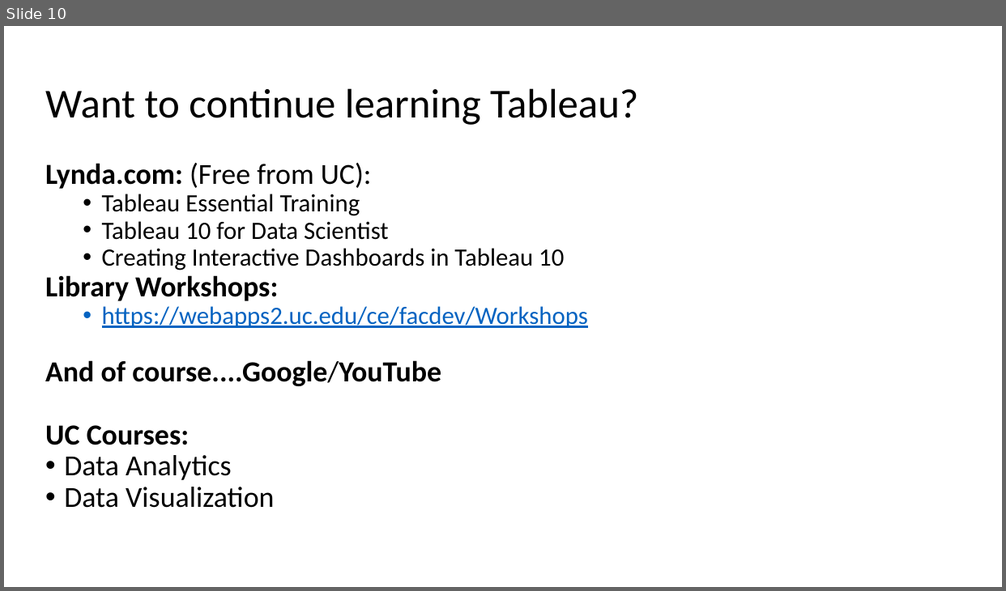
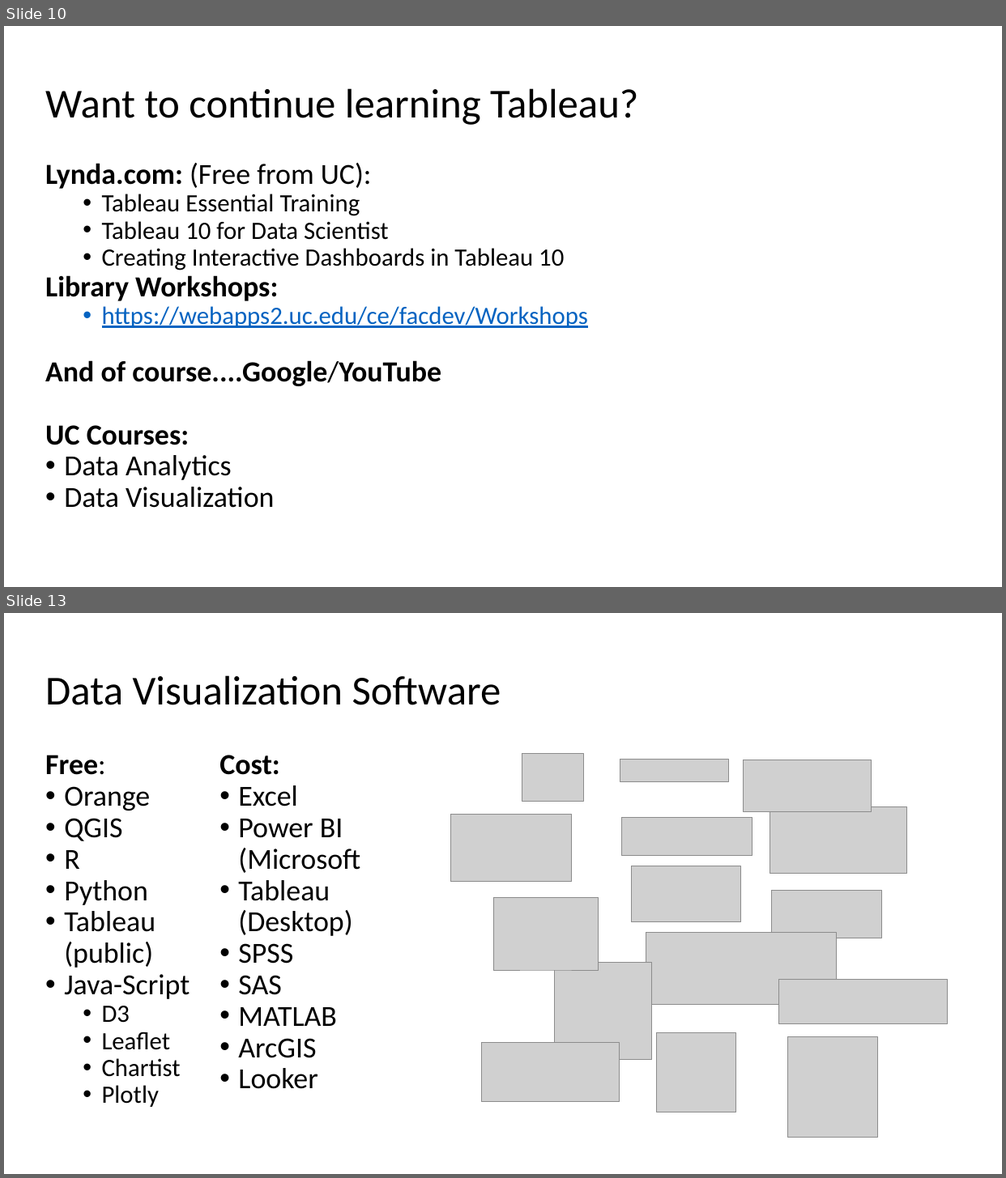
Before and after one commit to RAJohansen/UCL_Workshops, a slide deck: Brief_Intro_to_Tableau/A Brief Introduction to Tableau.pptx. Shown one above the other, each under a label of ours: slide 10 before the commit, slides 10 and 13 after it; the slides between them are not shown. The pictures are 1006x591 and 1006x1178 pixels, drawn with LibreOffice and Linux fonts; fonts in the diff are those of the drawing; grey boxes stand for pictures. Boxes give left, top, right and bottom in pixels: in the first picture for what was removed or moved away, otherwise in the second. Text is boxed around its words. In the diff, an @@ line names an element or a change of style, - is before the commit and + after.

```diff
--- a/Brief_Intro_to_Tableau/A Brief Introduction to Tableau.pptx
+++ b/Brief_Intro_to_Tableau/A Brief Introduction to Tableau.pptx
@@ slide 13 added at box(4, 613, 1002, 1174), background #FFFFFF @@
@@ title added at box(45, 675, 501, 705), 39.6 pt, text #000000 @@
+Data Visualization Software
@@ text added at box(45, 755, 360, 1107), 28 pt, text #000000 @@
+Free:
+• Orange
+• QGIS
+• R
+• Python
+• Tableau (public)
+• Java-Script
+  • D3
+  • Leaflet
+  • Chartist
+  • Plotly
+Cost:
+• Excel
+• Power BI (Microsoft
+• Tableau (Desktop)
+• SPSS
+• SAS
+• MATLAB
+• ArcGIS
+• Looker
@@ picture added at box(522, 754, 583, 802) @@
@@ picture added at box(620, 759, 730, 781) @@
@@ picture added at box(744, 760, 872, 811) @@
@@ picture added at box(770, 807, 908, 874) @@
@@ picture added at box(450, 815, 572, 883) @@
@@ picture added at box(621, 817, 752, 856) @@
@@ picture added at box(632, 867, 741, 923) @@
@@ picture added at box(493, 897, 599, 970) @@
@@ picture added at box(771, 891, 881, 939) @@
@@ picture added at box(646, 933, 837, 1004) @@
@@ picture added at box(555, 963, 652, 1060) @@
@@ picture added at box(779, 980, 948, 1024) @@
@@ picture added at box(482, 1043, 620, 1102) @@
@@ picture added at box(657, 1033, 736, 1112) @@
@@ picture added at box(788, 1037, 878, 1138) @@
```
Also in this commit, not shown: 1 slide changed, 4 other slides added, 1 slide removed, 1 other file.
